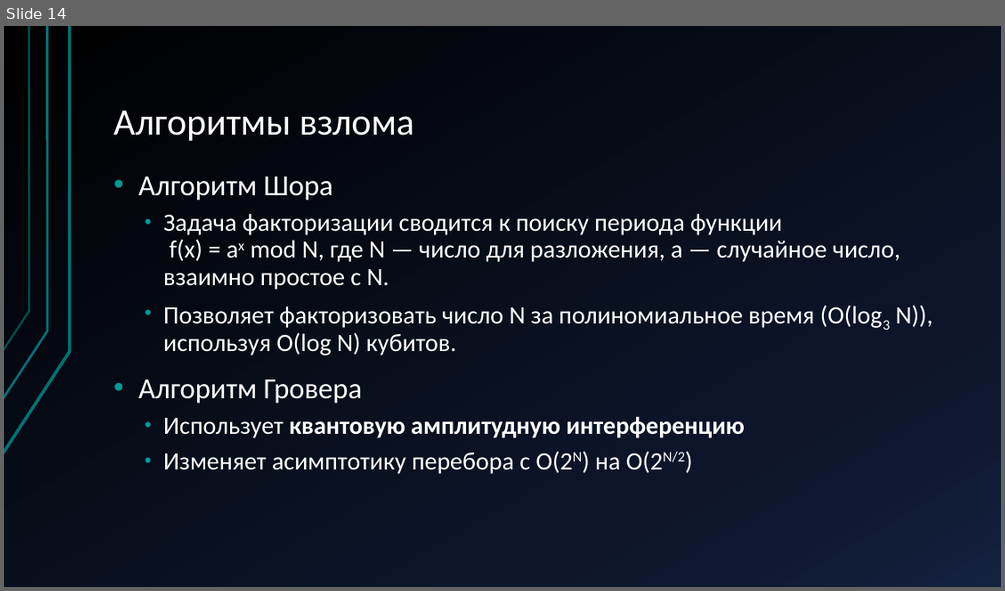
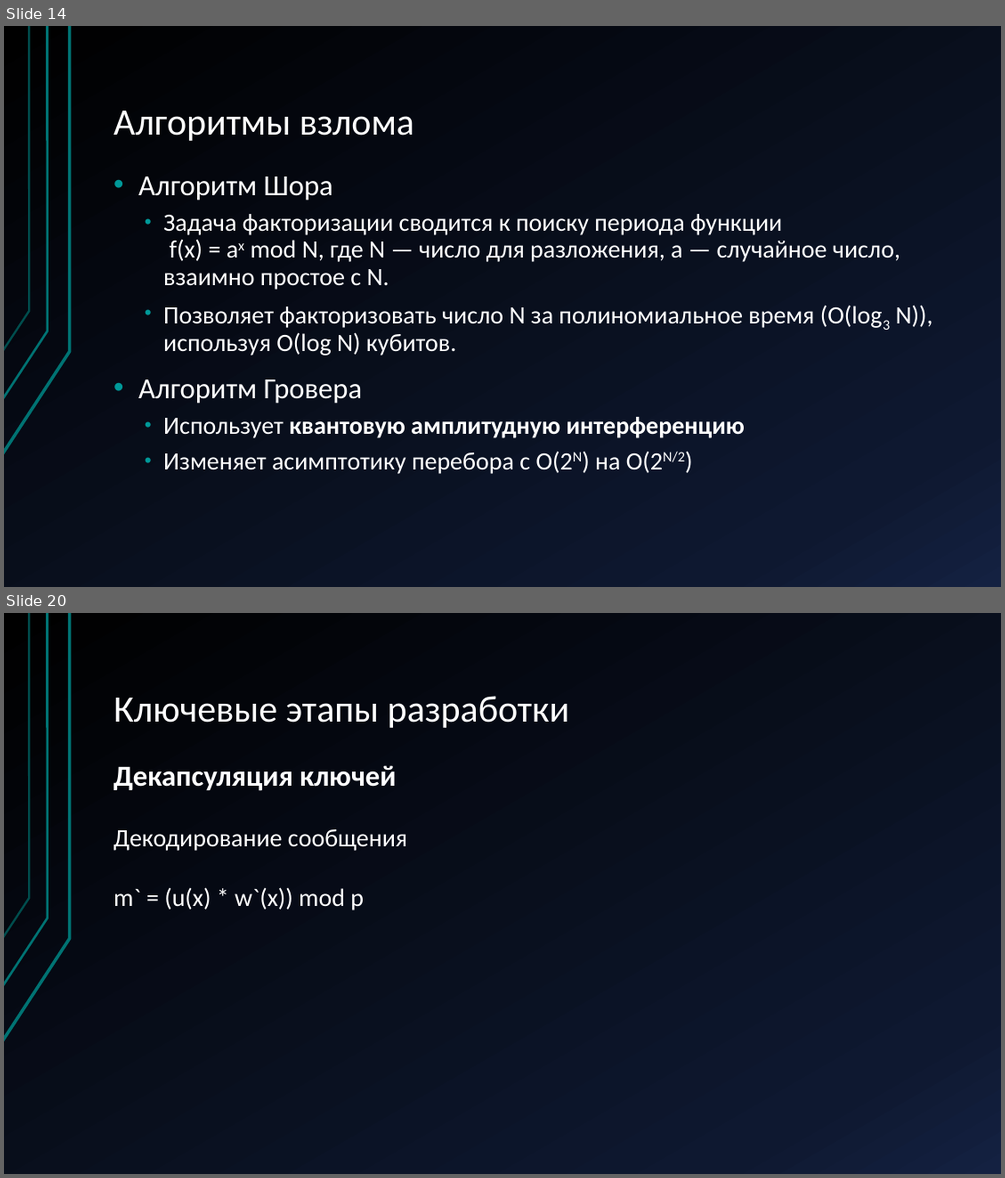
Before and after one commit to Terexi110/Teory, a slide deck: Постквантовая криптография KEM на решётках.pptx. Shown one above the other, each under a label of ours: slide 14 before the commit, slides 14 and 20 after it; the slides between them are not shown. The pictures are 1005x591 and 1005x1178 pixels, drawn with LibreOffice and Linux fonts; fonts in the diff are those of the drawing. Boxes give left, top, right and bottom in pixels: in the first picture for what was removed or moved away, otherwise in the second. Text is boxed around its words. In the diff, an @@ line names an element or a change of style, - is before the commit and + after.

```diff
--- a/Постквантовая криптография KEM на решётках.pptx
+++ b/Постквантовая криптография KEM на решётках.pptx
@@ slide 20 added at bbox=[4, 613, 1001, 1174], background gradient #000000 to #0E1830 to #142141; not listed: 3 template elements that a slide beside it also shows @@
@@ title added at bbox=[113, 696, 570, 728], 36 pt, text #FFFFFF @@
+Ключевые этапы разработки
@@ text added at bbox=[113, 765, 407, 910], 24 pt, text #FFFFFF @@
+Декапсуляция ключей
+Декодирование сообщения
+m` = (u(x) * w`(x)) mod p
```
Also in this commit, not shown: 1 slide changed, 6 other slides added, 1 slide removed.
